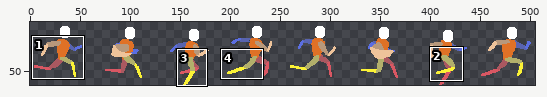
Sprite sheet -- Assets/Art/Player/player_test-Run.png. The picture above shows the old version from afar; the outline marks the close-up.
Close-up. Before the edit:
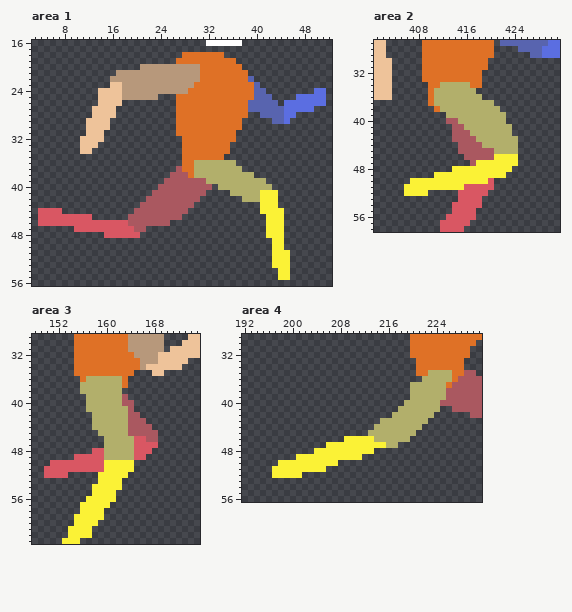
The file is 512x64 pixels. Shown: area 1: x 3..52, y 16..56; area 2: x 401..431, y 27..58; area 3: x 148..175, y 29..63; area 4: x 192..231, y 29..56. The wide view leaves out empty margins. The commit also changed other parts of the picture, which this record leaves out.
After:
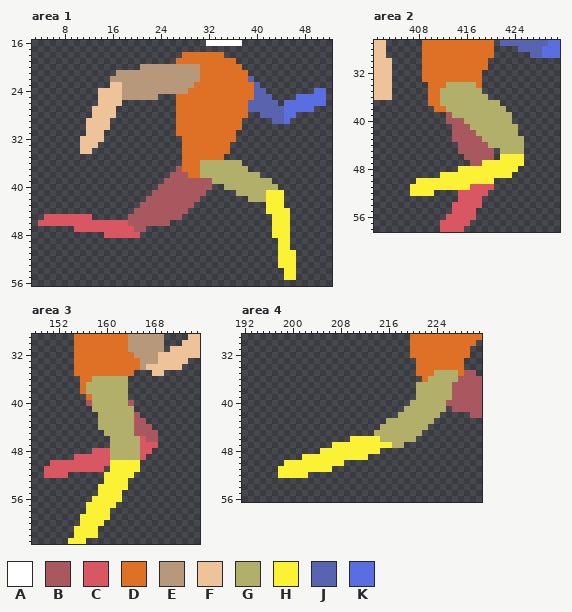
Palette (. is transparent): A #ffffff  B #aa5860  C #d95763  D #df7126  E #b7987b  F #eec39a  G #b2af6b  H #fbf236  J #5864af  K #5b6ee1
Difference:
Changed rows in their new state; - is an unchanged pixel.
Area 1:
first column x 4:
36 --------------------------D------G---------
37 --------------------------D-------G--------
38 --------------------------D---------G------
39 ----------------------------B---------G----
40 ------------------------------.--------G---
41 --------------------------------.----G--H--
42 ----------------------------------.--G--H--
43 -------------------------------------.--H--
44 ....---------------------------------.---H-
45 .-------------------------------------.--H-
46 --------------------------------------.--H-
47 --------------------------------------.--H-
48 --------------------------------------.--H-
49 ---------------------------------------.-H-
50 ---------------------------------------.-H-
51 ---------------------------------------.--H
52 ---------------------------------------.--H
53 ---------------------------------------.--H
54 ----------------------------------------.-H
55 ----------------------------------------.-H
Area 2:
first column x 406:
34 ------D----G--------
35 -----D------G-------
36 -----D-------G------
37 -----D---------G----
38 ------D---------G---
39 -------B---------G--
40 ---------B-------G--
41 ----------B-------G-
42 -----------B------G-
43 ------------B------G
44 -------------B-----G
45 ---------------.---G
46 ---------------.---H
47 ------------B------H
48 --------.---------H-
49 -----.-----------H--
50 -.------------H-----
51 .---------H---------
52 .---H---------------
Area 3:
first column x 153:
36 ----D-----G--
37 ---D------G--
38 ---D------G--
39 ----D-----G--
40 ----B-----G--
41 ----.------G-
42 -----.-----G-
43 -----.-----G-
44 -----.-----G-
45 ------.----G-
46 -------.----G
47 -------.----G
48 -------C----G
49 -------C----G
50 -------C----H
51 -------.----H
52 ------.----H-
53 ------.---H--
54 -----.----H--
55 -----.---H---
56 ----.----H---
57 ---.----H----
58 ---.---H-----
59 --.----H-----
60 --.---H------
61 -.---H-------
62 -.---H-------
63 .--H---------
Area 4:
first column x 197:
35 --------------------------D---G
36 -------------------------D----G
37 -----------------------.-----G-
38 -----------------------.-----G-
39 -----------------------.-----G-
40 ----------------------.-----G--
41 ---------------------.------G--
42 --------------------.------G---
43 ------------------.-------G----
44 -----------------.-------G-----
45 ----------------.-------G------
46 ------------.----H-----G-------
47 ---------.---------H-G---------
48 -------.---------H-------------
49 ----.----------H---------------
50 -.---------H-------------------
51 .--------H---------------------
52 .----H-------------------------
